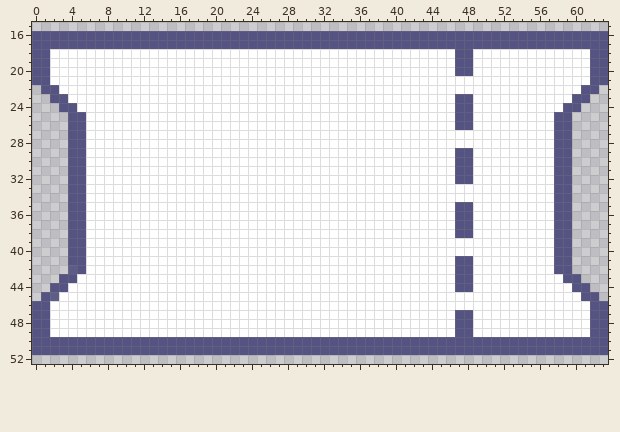
Pixel-art sprite -- branches/V8.6/projeqtor/view/css/customIcons/new/iconTicket.png. Above, as it was before the edit.
The file is 64x64 pixels. Pixels under 10% opacity are left out. Colours within 5 levels of each other are drawn and written as one. Shown: x 0..63, y 15..52.
New version:
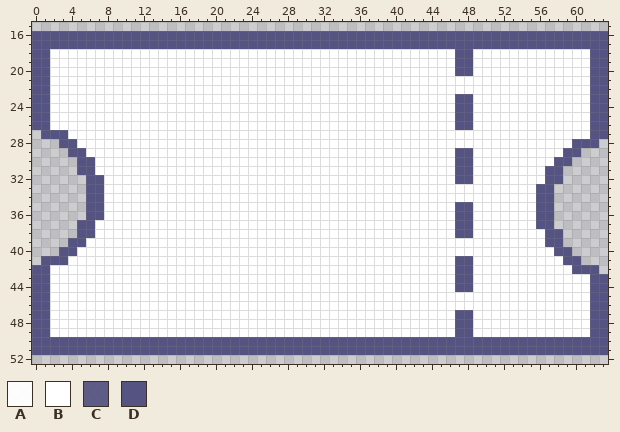
Palette (. is transparent): A #fffffff3  B #ffffff  C #545381ea  D #545381
What changed:
{"y":22,"x":0,"old":".","new":"D"}
{"y":22,"x":2,"old":"D","new":"B"}
{"y":22,"x":61,"old":"D","new":"B"}
{"y":22,"x":63,"old":".","new":"D"}
{"y":23,"x":0,"old":"..DD","new":"DDBB"}
{"y":23,"x":60,"old":"DD..","new":"BBDD"}
{"y":24,"x":0,"old":"...DD","new":"DDBBB"}
{"y":24,"x":59,"old":"DD...","new":"BBBDD"}
{"y":25,"x":0,"old":"....DD","new":"DDBBBB"}
{"y":25,"x":58,"old":"DD....","new":"BBBBDD"}
{"y":26,"x":0,"old":"....DD","new":"DDBBBB"}
{"y":26,"x":58,"old":"DD....","new":"BBBBDD"}
{"y":27,"x":1,"old":"...DD","new":"DDDBB"}
{"y":27,"x":58,"old":"DD....","new":"BBBBDD"}
{"y":28,"x":3,"old":".","new":"D"}
{"y":28,"x":5,"old":"D","new":"B"}
{"y":28,"x":58,"old":"DD...","new":"BADDD"}
{"y":29,"x":58,"old":"D","new":"B"}
{"y":29,"x":60,"old":".","new":"D"}
{"y":30,"x":4,"old":"D","new":"."}
{"y":30,"x":6,"old":"B","new":"D"}
{"y":31,"x":4,"old":"D","new":"."}
{"y":31,"x":6,"old":"B","new":"D"}
{"y":31,"x":57,"old":"B","new":"D"}
{"y":31,"x":59,"old":"D","new":"."}
{"y":32,"x":4,"old":"DDBB","new":"..DD"}
{"y":32,"x":57,"old":"B","new":"D"}
{"y":32,"x":59,"old":"D","new":"."}
{"y":33,"x":4,"old":"DDBB","new":"..DD"}
{"y":33,"x":56,"old":"BBDD","new":"DD.."}
{"y":34,"x":4,"old":"DDBB","new":"..DD"}
{"y":34,"x":56,"old":"BBDD","new":"DD.."}
{"y":35,"x":4,"old":"DDBB","new":"..DD"}
{"y":35,"x":56,"old":"BBDD","new":"DD.."}
{"y":36,"x":4,"old":"DDBB","new":"..DD"}
{"y":36,"x":56,"old":"BBDD","new":"DD.."}
{"y":37,"x":4,"old":"D","new":"."}
{"y":37,"x":6,"old":"B","new":"D"}
{"y":37,"x":56,"old":"BBDD","new":"DD.."}
{"y":38,"x":4,"old":"D","new":"."}
{"y":38,"x":6,"old":"B","new":"D"}
{"y":38,"x":57,"old":"B","new":"D"}
{"y":38,"x":59,"old":"D","new":"."}
{"y":39,"x":57,"old":"B","new":"D"}
{"y":39,"x":59,"old":"D","new":"."}
{"y":40,"x":3,"old":".","new":"D"}
{"y":40,"x":5,"old":"D","new":"B"}
{"y":41,"x":1,"old":"...DD","new":"DDDAB"}
{"y":41,"x":58,"old":"D","new":"B"}
{"y":41,"x":60,"old":".","new":"D"}
{"y":42,"x":0,"old":"....CD","new":"DDBBBB"}
{"y":42,"x":58,"old":"DD...","new":"BADDD"}
{"y":43,"x":0,"old":"...DD","new":"DDBBB"}
{"y":43,"x":59,"old":"DD...","new":"BBBDD"}
{"y":44,"x":0,"old":"..DD","new":"DDBB"}
{"y":44,"x":60,"old":"DD..","new":"BBDD"}
{"y":45,"x":0,"old":".","new":"D"}
{"y":45,"x":2,"old":"C","new":"B"}
{"y":45,"x":61,"old":"D","new":"B"}
{"y":45,"x":63,"old":".","new":"D"}
{"label":"changed","picture_box":[32,85,104,301]}
{"label":"changed","picture_box":[536,85,608,301]}
